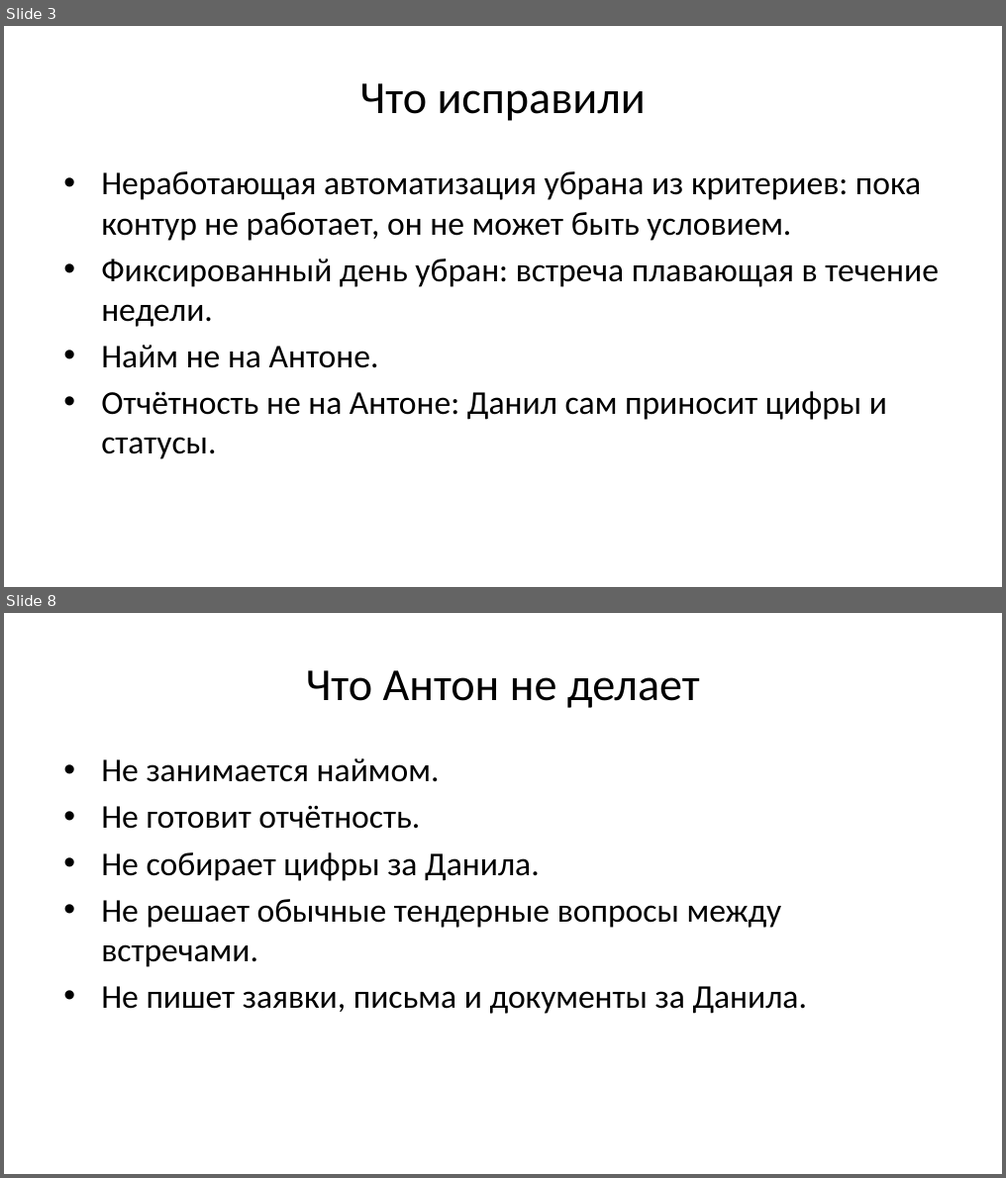
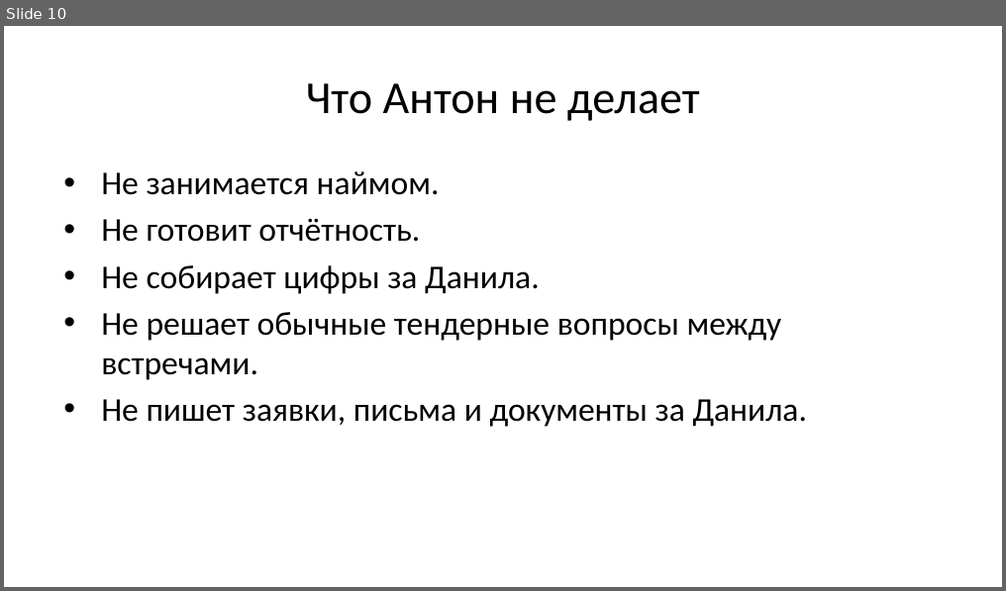
Before and after one commit to instrumentburg-sudo/danil-roadmap, a slide deck: artifacts/slides.pptx. Shown one above the other, each under a label of ours: slides 3 and 8 before the commit, slide 10 after it; the slides between them are not shown. The pictures are 1006x1178 and 1006x591 pixels, drawn with LibreOffice and Linux fonts; fonts in the diff are those of the drawing. Boxes give left, top, right and bottom in pixels: in the first picture for what was removed or moved away, otherwise in the second. Text is boxed around its words. In the diff, an @@ line names an element or a change of style, - is before the commit and + after.

```diff
--- a/artifacts/slides.pptx
+++ b/artifacts/slides.pptx
@@ slide 3 removed at <box>4,26,1002,587</box>, background #FFFFFF @@
@@ title removed at <box>360,83,646,121</box> @@
-Что исправили
@@ text removed at <box>101,172,939,460</box> @@
-• Неработающая автоматизация убрана из критериев: пока контур не работает, он не может быть условием.
-• Фиксированный день убран: встреча плавающая в течение недели.
-• Найм не на Антоне.
-• Отчётность не на Антоне: Данил сам приносит цифры и статусы.
@@ what was slide 8 is now slide 10 @@
```
Also in this commit, not shown: 7 slides changed, 5 slides added, 2 other slides removed, 9 other files.
